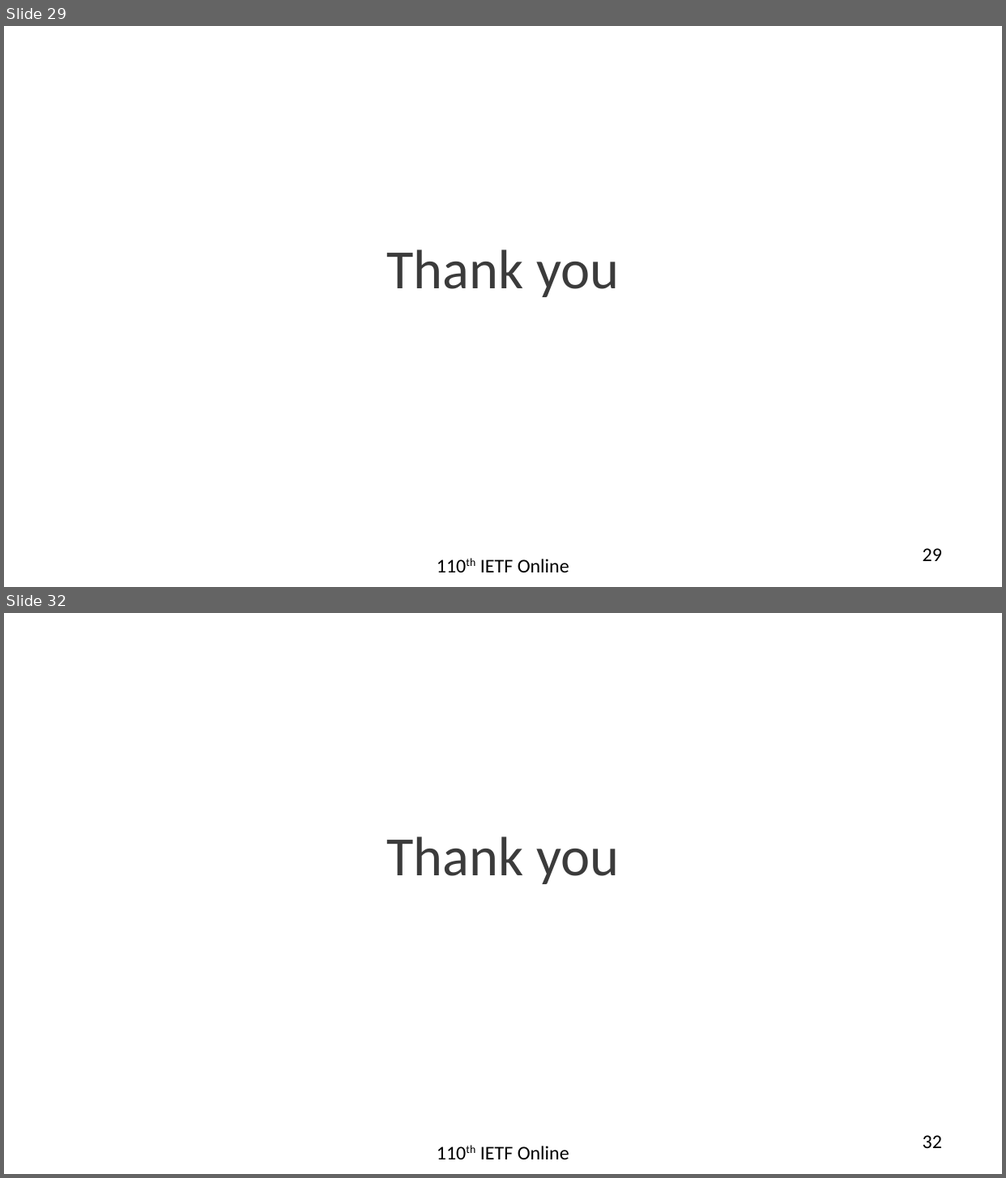
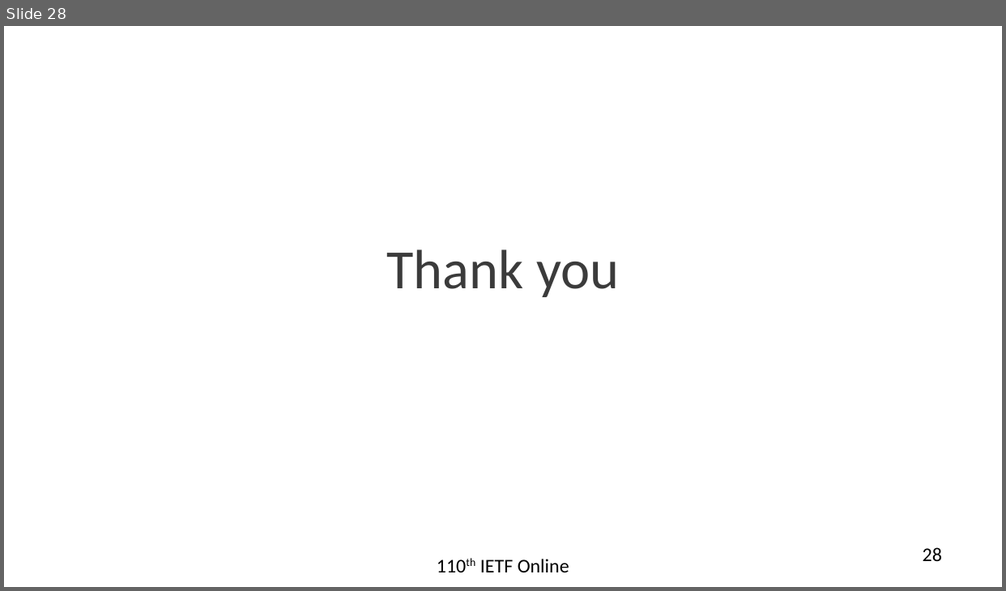
Before and after one commit to rakgandhi/ietf-slides, a slide deck: draft-gandhi-mpls-ioam-sr-06.pptx. Shown one above the other, each under a label of ours: slides 29 and 32 before the commit, slide 28 after it; the slides between them are not shown. The pictures are 1006x1178 and 1006x591 pixels, drawn with LibreOffice and Linux fonts; fonts in the diff are those of the drawing. Boxes give left, top, right and bottom in pixels: in the first picture for what was removed or moved away, otherwise in the second. Text is boxed around its words. In the diff, an @@ line names an element or a change of style, - is before the commit and + after.

```diff
--- a/draft-gandhi-mpls-ioam-sr-06.pptx
+++ b/draft-gandhi-mpls-ioam-sr-06.pptx
@@ slide 32 removed at (4,613,1002,1174), background #FFFFFF @@
@@ text removed at (387,837,619,884) @@
-Thank you
@@ text removed at (480,1146,569,1160) @@
-110th IETF Online
@@ page number removed at (923,1135,942,1148) @@
-32
@@ what was slide 29 is now slide 28 @@
@@ page number at (923,548,942,561): text changed @@
-29
+28
```
Also in this commit, not shown: 6 slides changed, 3 other slides removed, 1 other file.
